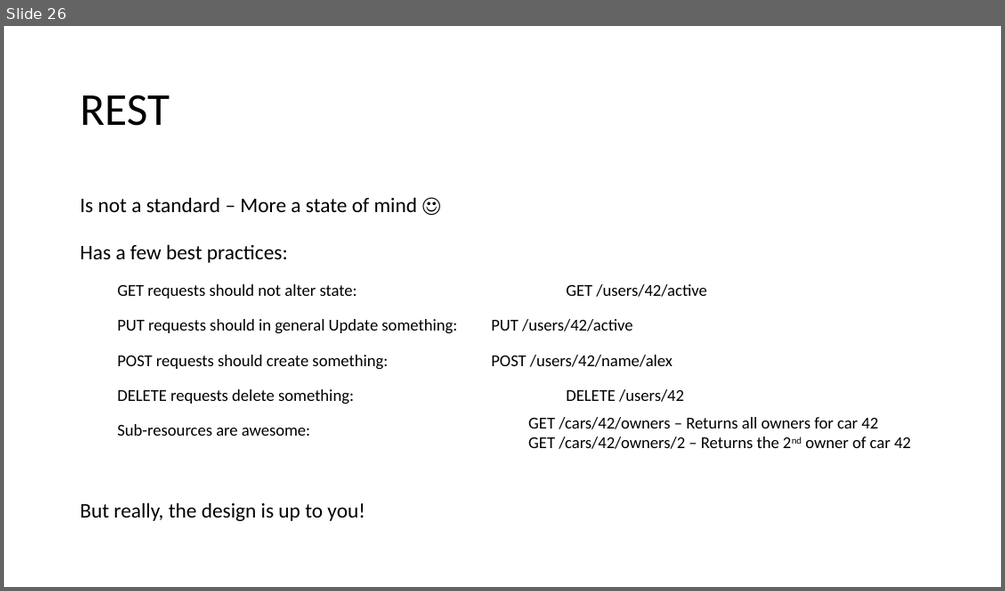
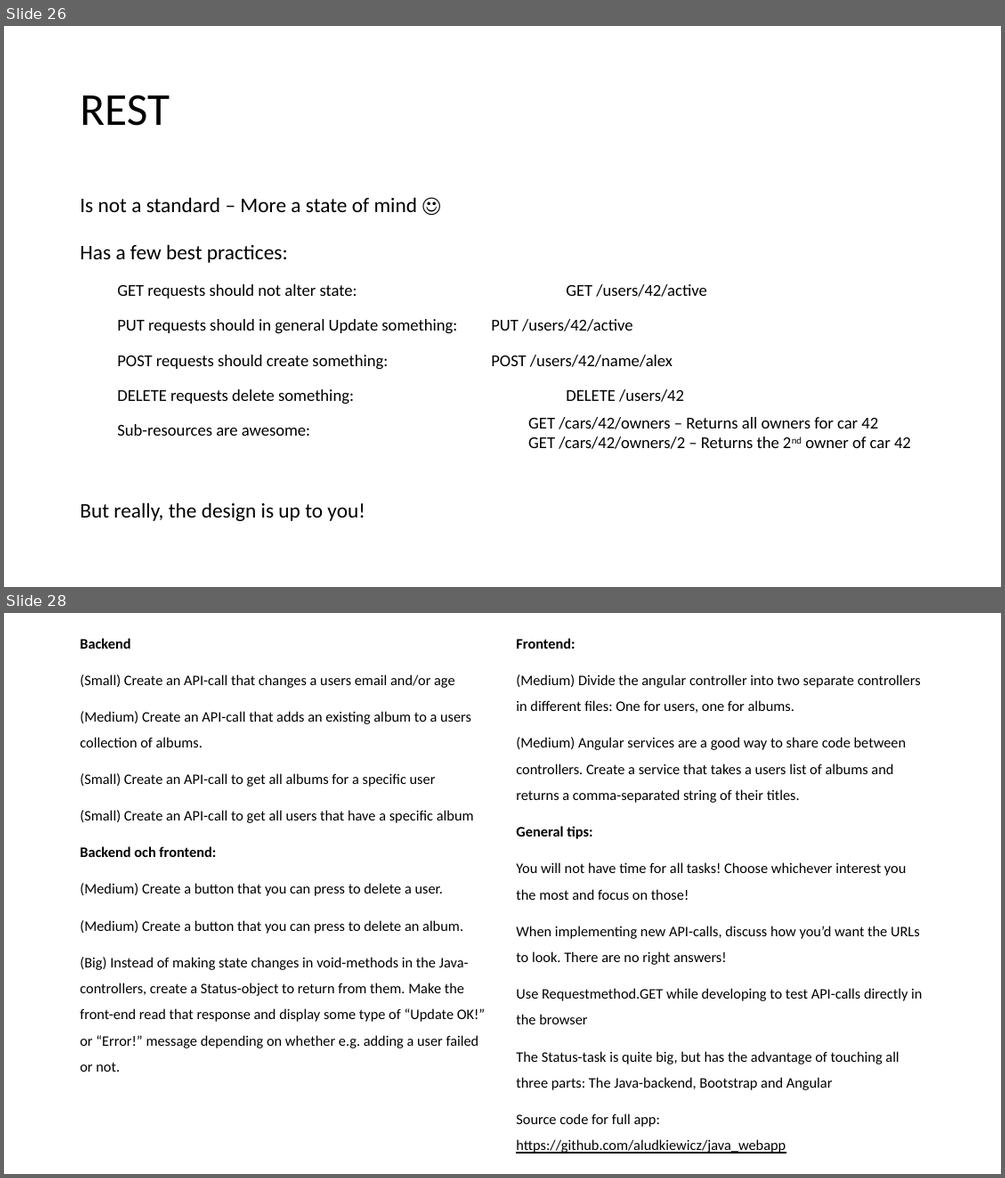
Before and after one commit to aludkiewicz/java_webapp_base, a slide deck: Webapp_java.pptx. Shown one above the other, each under a label of ours: slide 26 before the commit, slides 26 and 28 after it; the slides between them are not shown. The pictures are 1005x591 and 1005x1178 pixels, drawn with LibreOffice and Linux fonts; fonts in the diff are those of the drawing. Boxes give left, top, right and bottom in pixels: in the first picture for what was removed or moved away, otherwise in the second. Text is boxed around its words. In the diff, an @@ line names an element or a change of style, - is before the commit and + after.

Commit message:
Updated presentation

```diff
--- a/Webapp_java.pptx
+++ b/Webapp_java.pptx
@@ slide 28 added at (4,613,1001,1174), background #FFFFFF @@
@@ text added at (80,638,485,1071), 14 pt, text #000000 @@
+Backend
+(Small) Create an API-call that changes a users email and/or age
+(Medium) Create an API-call that adds an existing album to a users collection of albums.
+(Small) Create an API-call to get all albums for a specific user
+(Small) Create an API-call to get all users that have a specific album
+Backend och frontend:
+(Medium) Create a button that you can press to delete a user.
+(Medium) Create a button that you can press to delete an album.
+(Big) Instead of making state changes in void-methods in the Java-controllers, create a Status-object to return from them. Make the front-end read that response and display some type of “Update OK!” or “Error!” message depending on whether e.g. adding a user failed or not.
@@ text added at (516,638,922,1153), 14 pt, text #000000 @@
+Frontend:
+(Medium) Divide the angular controller into two separate controllers in different files: One for users, one for albums.
+(Medium) Angular services are a good way to share code between controllers. Create a service that takes a users list of albums and returns a comma-separated string of their titles.
+General tips:
+You will not have time for all tasks! Choose whichever interest you the most and focus on those!
+When implementing new API-calls, discuss how you’d want the URLs to look. There are no right answers!
+Use Requestmethod.GET while developing to test API-calls directly in the browser
+The Status-task is quite big, but has the advantage of touching all three parts: The Java-backend, Bootstrap and Angular
+Source code for full app: https://github.com/aludkiewicz/java_webapp
```
Also in this commit, not shown: 4 other slides added.
